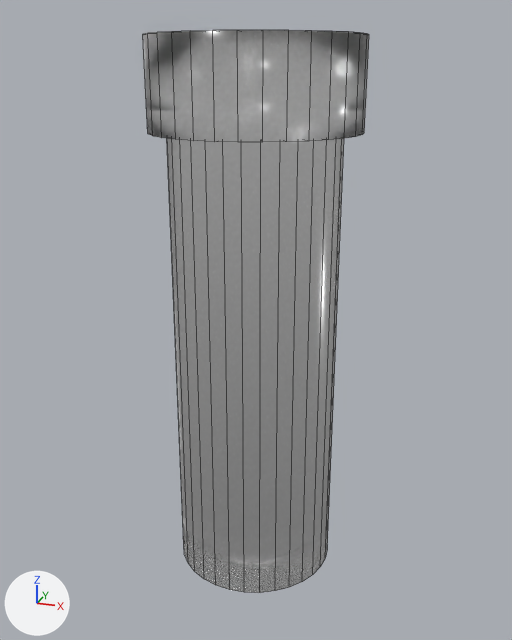
One commit to the Blender file Blender - Flappy Bird/pipe_glass.blend: the scene before it, then after it.
Camera for both pictures: a camera (50 mm lens) standing at (9.3, -26.7, 11.4) and looking at (0.0, 0.1, 1.2). The axes (+X, +Y, +Z) are drawn at lower left. The lights are the same throughout. Mesh edges are drawn as thin lines.

The scene before the commit, as lines of its bpy script (objects in view):
```python
mat_material_004 = principled_material('Material.004')
mat_material_004.base_color = (1.0, 1.0, 1.0)  # white #ffffff
mat_material_004.roughness = 0.2
mat_material_004.ior = 1.45
mat_material_004.transmission_weight = 1.0
me_cylinder_001 = bpy.data.meshes.new('Cylinder.001')
me_cylinder_001.from_pydata(...)  # 64 vertices, 33 faces; spans x -3.4..3.4, y -3.4..3.4, z -1.0..1.0
me_cylinder_001.polygons.foreach_set('use_smooth', [True] * 33)
me_cylinder_001.materials.append(mat_material_004)  # white #ffffff
me_cylinder_002 = bpy.data.meshes.new('Cylinder.002')
me_cylinder_002.from_pydata(...)  # 64 vertices, 32 faces; spans x -4.14..4.14, y -4.14..4.14, z -0.58..1.42
me_cylinder_002.polygons.foreach_set('use_smooth', [True] * 32)
me_cylinder_002.materials.append(mat_material_004)  # white #ffffff
ob_cylinder = bpy.data.objects.new('Cylinder', me_cylinder_002)
ob_cylinder.location = (0.02, -0.03, 9.99)
ob_cylinder.scale = (1.0, 1.0, 1.72)
_m = ob_cylinder.modifiers.new('Solidify', 'SOLIDIFY')
_m.thickness = 0.89
ob_cylinder_001 = bpy.data.objects.new('Cylinder.001', me_cylinder_001)
ob_cylinder_001.parent = ob_cylinder
ob_cylinder_001.matrix_parent_inverse = Matrix(((1.0, 0.0, 0.0, -0.0238), (0.0, 1.0, 0.0, 0.026), (0.0, 0.0, 0.581, -5.805), (0.0, 0.0, 0.0, 1.0)))
ob_cylinder_001.location = (0.0, 0.0, 0.0)
ob_cylinder_001.scale = (1.0, 1.0, 9.99)
```
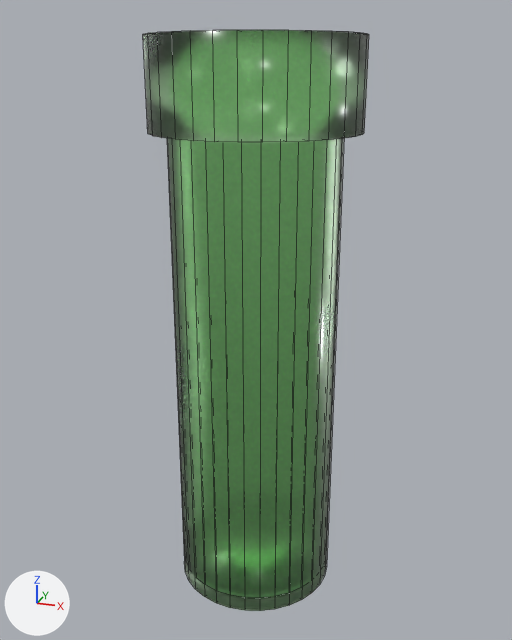
What the commit changed:
Material 'Material.004' (mat_material_004) changes colour from white #ffffff to green #ceffc7; in linear values from (1.0, 1.0, 1.0) to (0.614, 1.0, 0.574).
Object 'Cylinder.001' (ob_cylinder_001) moves from (0.0, 0.0, 0.0) to (0.0, 0.0, -0.978).
Object 'Cylinder.001' (ob_cylinder_001) gains a SOLIDIFY modifier named 'Solidify'.
Modifier setting: thickness = 0.09.

What differs and where, as boxes [x1, y1, x2, y2] in the pictures (512 x 640 px):
'Cylinder.001', recoloured, moved, modifiers changed (white to green)
    before: [167, 138, 344, 593]
    after: [167, 138, 344, 611]
'Cylinder', recoloured (white to green)
    both: [143, 30, 367, 142]
